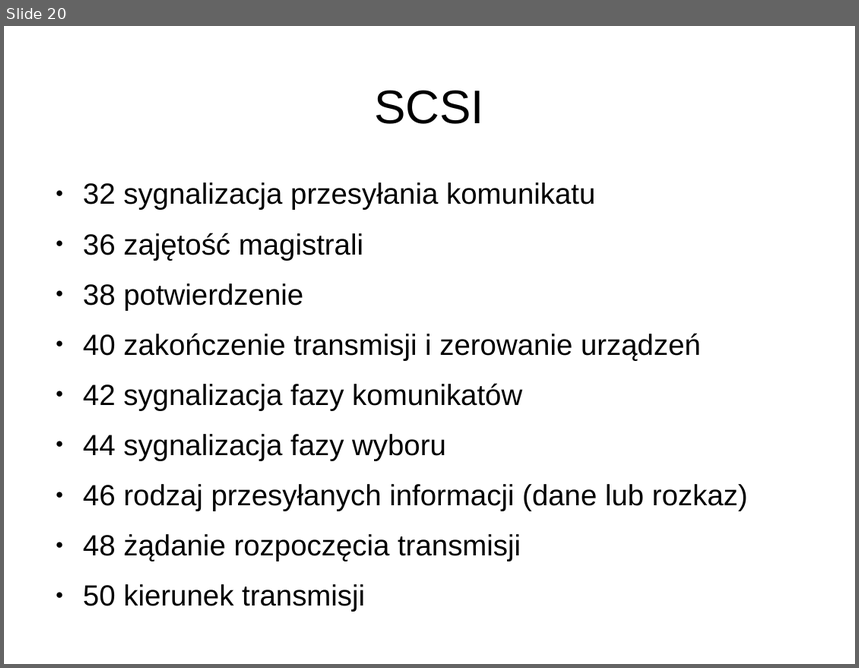
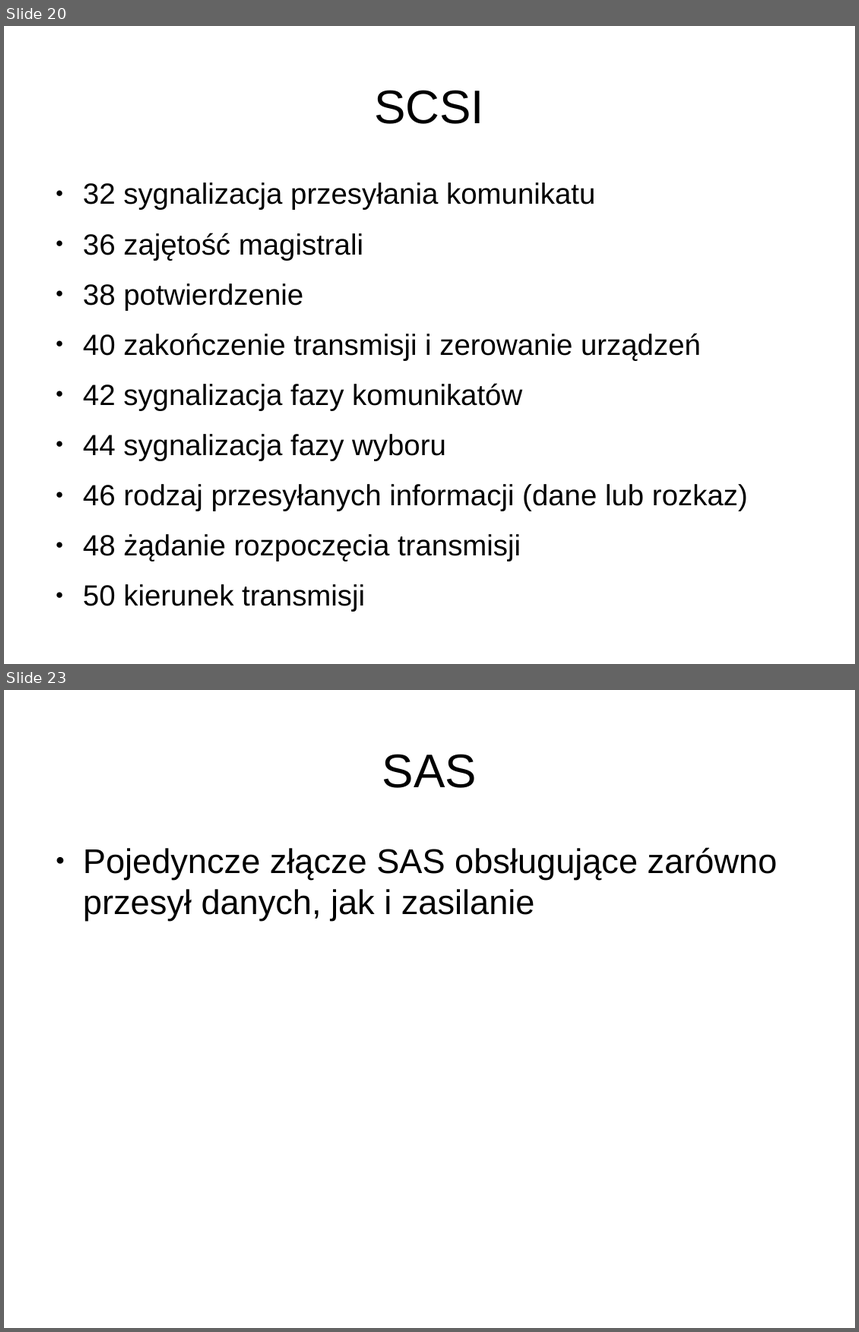
Before and after one commit to Lupa666/PUTDungeon, a slide deck: Magazyny_Danych_Dla_Nas.odp. Shown one above the other, each under a label of ours: slide 20 before the commit, slides 20 and 23 after it; the slides between them are not shown. The pictures are 859x668 and 859x1332 pixels, drawn with LibreOffice and Linux fonts; fonts in the diff are those of the drawing; background and template pictures are left out. Boxes give left, top, right and bottom in pixels: in the first picture for what was removed or moved away, otherwise in the second. Text is boxed around its words. In the diff, an @@ line names an element or a change of style, - is before the commit and + after.

```diff
--- a/Magazyny_Danych_Dla_Nas.odp
+++ b/Magazyny_Danych_Dla_Nas.odp
@@ slide 23 added at (4, 690, 855, 1328), background #FFFFFF @@
@@ title added at (382, 754, 477, 788), 44 pt, text #000000 @@
+SAS
@@ text added at (83, 847, 778, 921), 32 pt, text #000000 @@
+● Pojedyncze złącze SAS obsługujące zarówno przesył danych, jak i zasilanie
```
Also in this commit, not shown: 5 other slides added, 4 slides removed.
